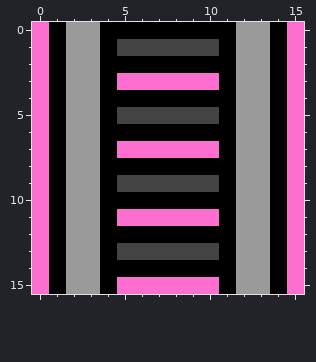
Pixel-art sprite -- images/Crates/Crate_16.png. The picture above was drawn from the file before the commit.
The file is 16x16 pixels.
The same view after the edit:
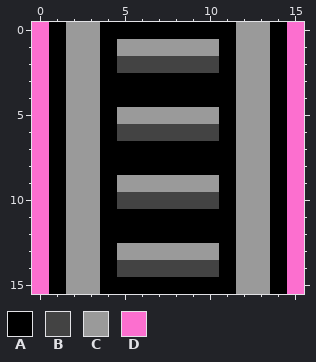
Palette (. is transparent): A #000000  B #434343  C #9a9a9a  D #fc6fcf
Change:
y 1: x 5..10 BBBBBB -> CCCCCC
y 2: x 5..10 AAAAAA -> BBBBBB
y 3: x 5..10 DDDDDD -> AAAAAA
y 5: x 5..10 BBBBBB -> CCCCCC
y 6: x 5..10 AAAAAA -> BBBBBB
y 7: x 5..10 DDDDDD -> AAAAAA
y 9: x 5..10 BBBBBB -> CCCCCC
y 10: x 5..10 AAAAAA -> BBBBBB
y 11: x 5..10 DDDDDD -> AAAAAA
y 13: x 5..10 BBBBBB -> CCCCCC
y 14: x 5..10 AAAAAA -> BBBBBB
y 15: x 5..10 DDDDDD -> AAAAAA
Changed places in both pictures, as pixel boxes (x1, y1, x2, y2):
changed: (117, 39, 219, 294)
